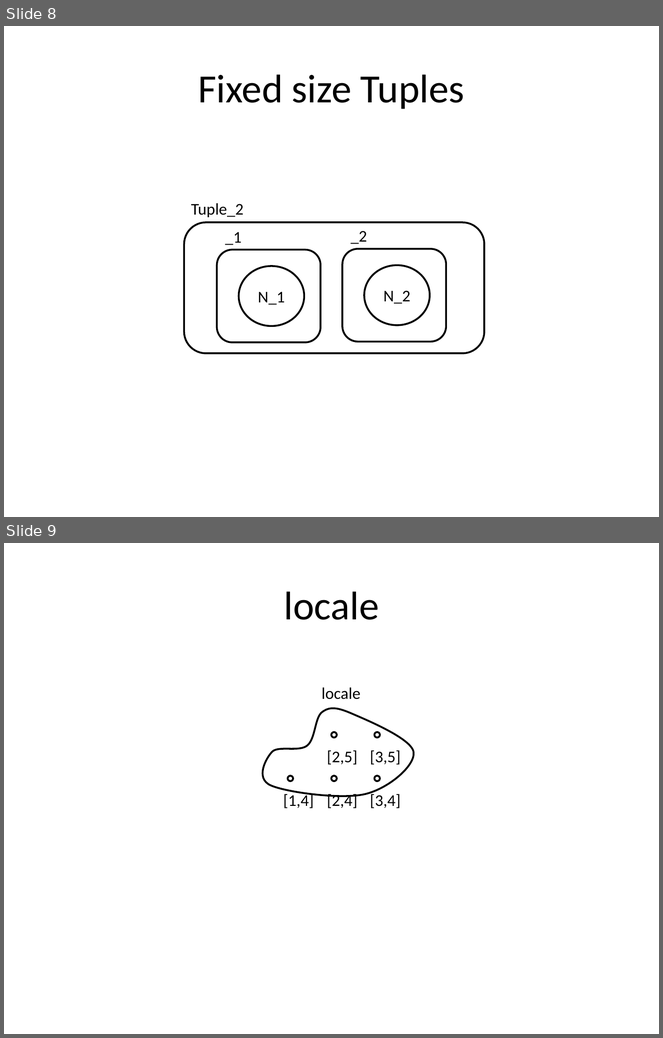
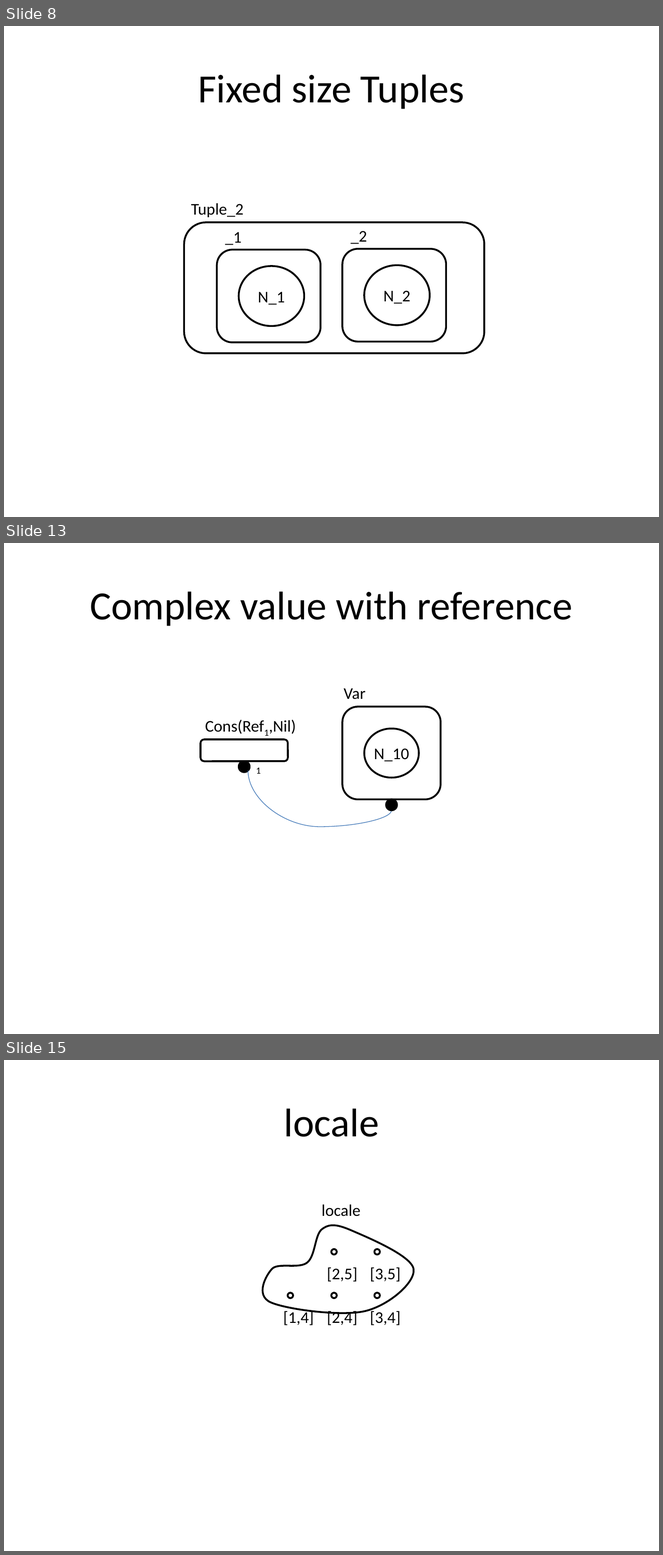
Before and after one commit to cgreenhalgh/bigraphspace, a slide deck: bigraphspace/docs/images/Cookbook_diagrams.pptx. Shown one above the other, each under a label of ours: slides 8 and 9 before the commit, slides 8, 13 and 15 after it; the slides between them are not shown. The pictures are 663x1038 and 663x1555 pixels, drawn with LibreOffice and Linux fonts; fonts in the diff are those of the drawing. Boxes give left, top, right and bottom in pixels: in the first picture for what was removed or moved away, otherwise in the second. Text is boxed around its words. In the diff, an @@ line names an element or a change of style, - is before the commit and + after.

```diff
--- a/bigraphspace/docs/images/Cookbook_diagrams.pptx
+++ b/bigraphspace/docs/images/Cookbook_diagrams.pptx
@@ slide 13 added at (4, 543, 659, 1034), background #FFFFFF @@
@@ title added at (90, 591, 573, 626), 44 pt, text #000000 @@
+Complex value with reference
@@ text added at (344, 688, 365, 700), 18 pt, text #000000 @@
+Var
@@ rounded rectangle added at (343, 707, 441, 800), fill #FFFFFF, outline #000000 2 pt @@
@@ text added at (205, 720, 296, 734), 18 pt, text #000000 @@
+Cons(Ref1,Nil)
@@ ellipse added at (364, 729, 419, 778), fill #FFFFFF, outline #000000 2 pt, 18 pt, text #000000 @@
+N_10
@@ rounded rectangle added at (201, 740, 288, 761), fill #FFFFFF, outline #000000 2 pt @@
@@ ellipse added at (239, 761, 249, 772), fill #000000, outline #000000 2 pt @@
@@ curved line added from (392, 810) to (248, 771), #4B7EBC 0.75 pt @@
@@ text added at (256, 768, 261, 774), 18 pt, text #000000 @@
+1
@@ ellipse added at (386, 800, 397, 811), fill #000000, outline #000000 2 pt @@
@@ what was slide 9 is now slide 15 @@
```
Also in this commit, not shown: 5 other slides added, 7 other files.
